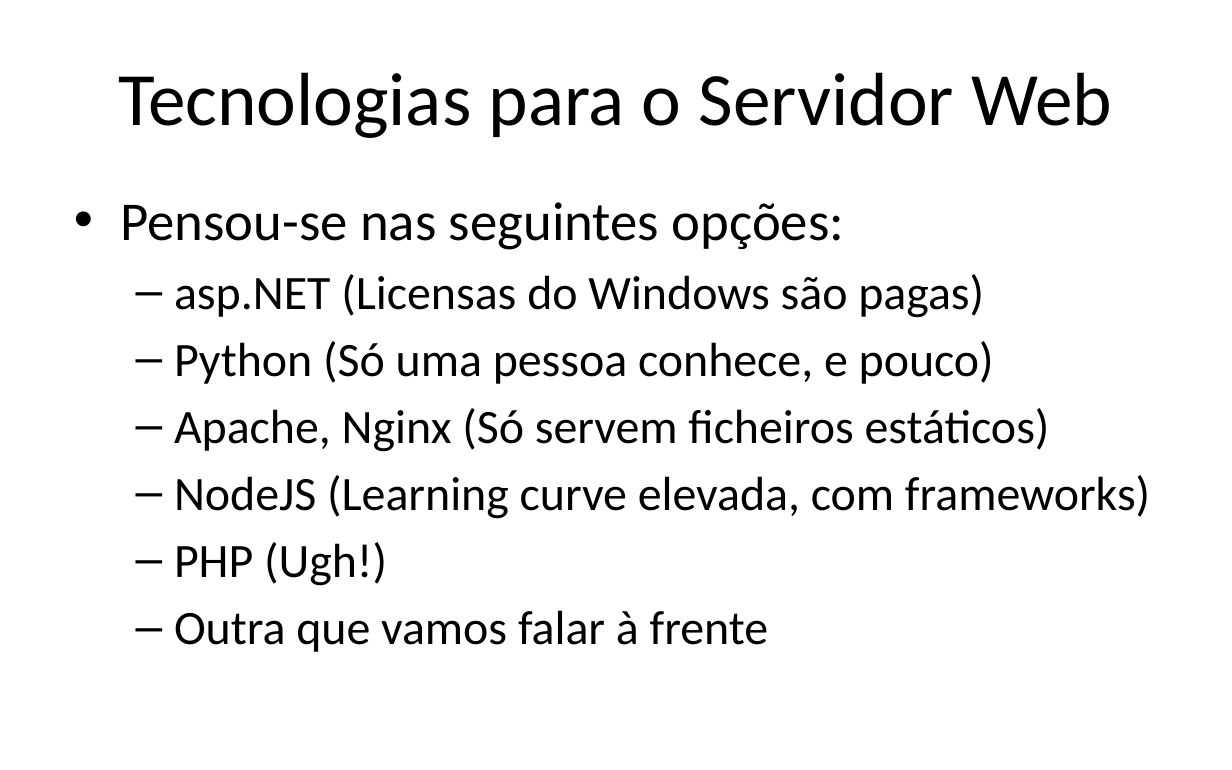
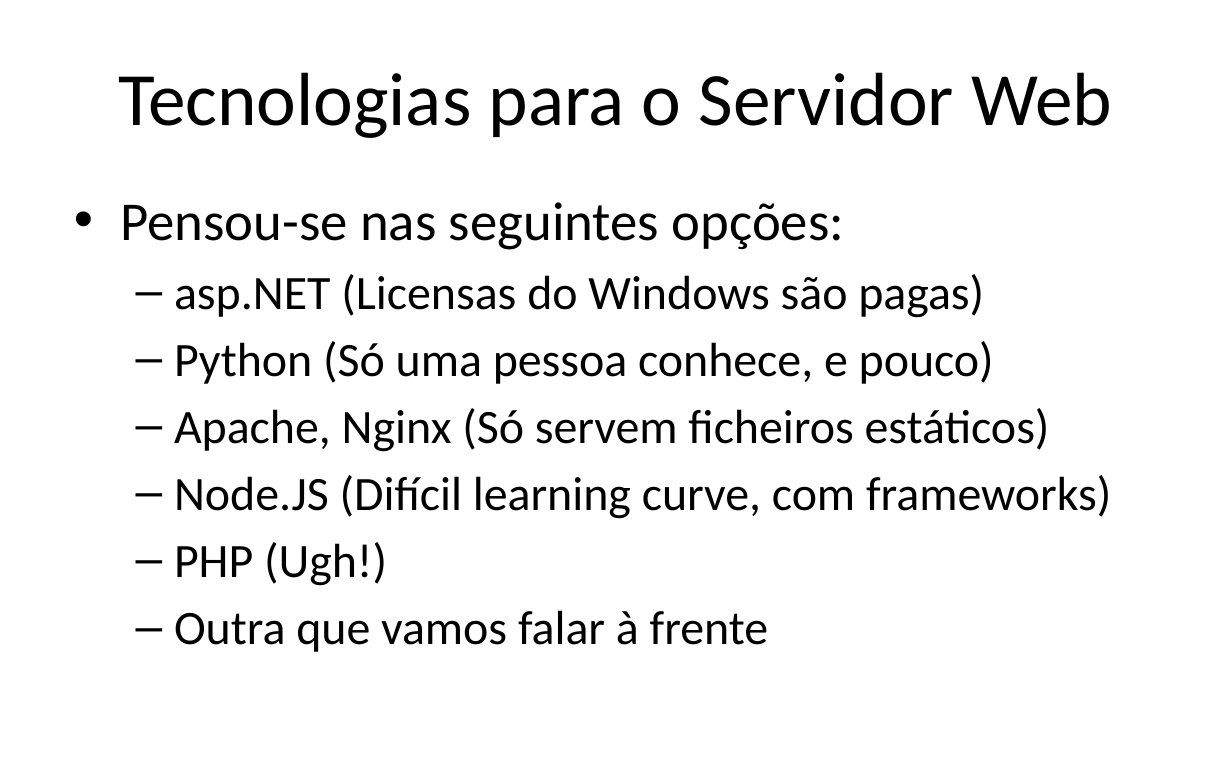
Before and after one commit to iptomar/letrinhas_si, a slide deck: slide 6 of Apresentacoes/v01.pptx. Drawn at 1232x770 pixels with LibreOffice and Linux fonts; fonts in the diff are those of the drawing; background and template pictures are left out. Boxes give left, top, right and bottom in pixels: in the first picture for what was removed or moved away, otherwise in the second. Text is boxed around its words. In the diff, an @@ line names an element or a change of style, - is before the commit and + after.

```diff
--- a/Apresentacoes/v01.pptx
+++ b/Apresentacoes/v01.pptx
@@ text at [174, 475, 1111, 519]: text changed @@
-  – NodeJS (Learning curve elevada, com frameworks)
+  – Node.JS (Difícil learning curve, com frameworks)
```
Also in this commit, not shown: 5 other slides changed, 8 slides added.
